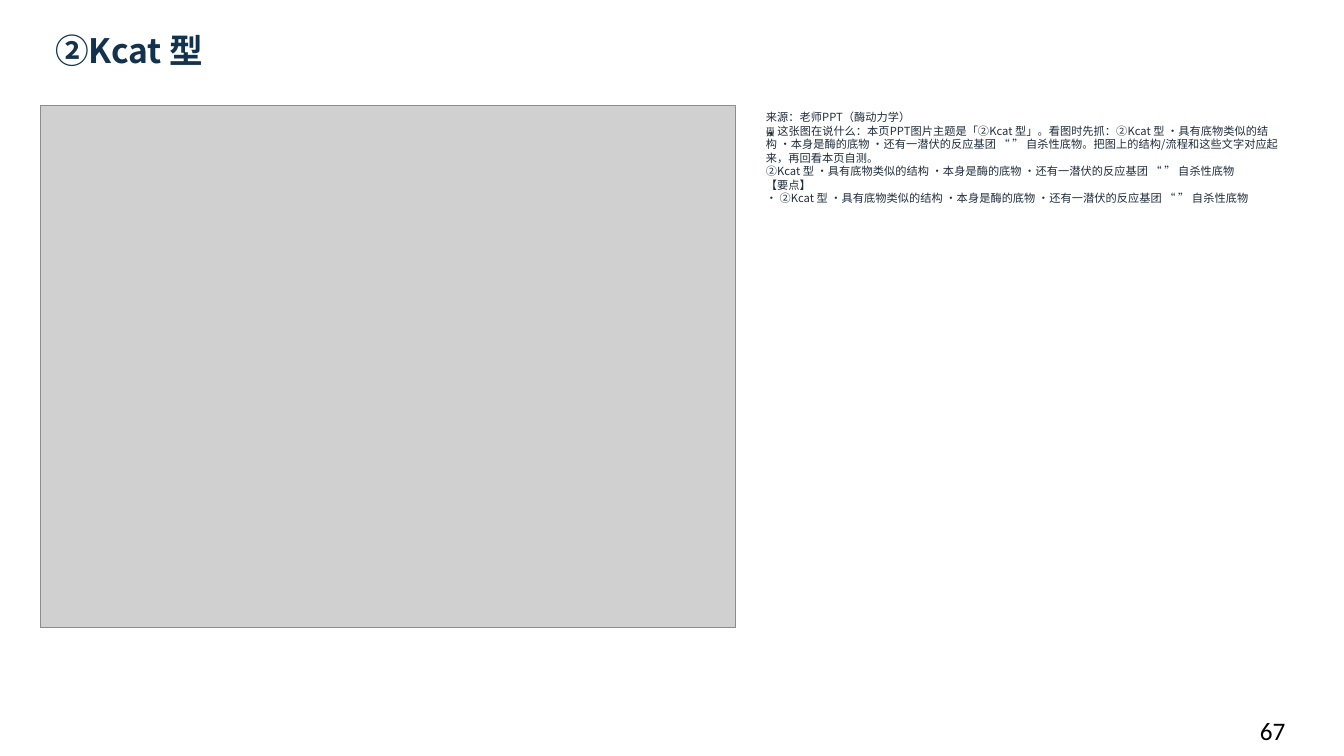
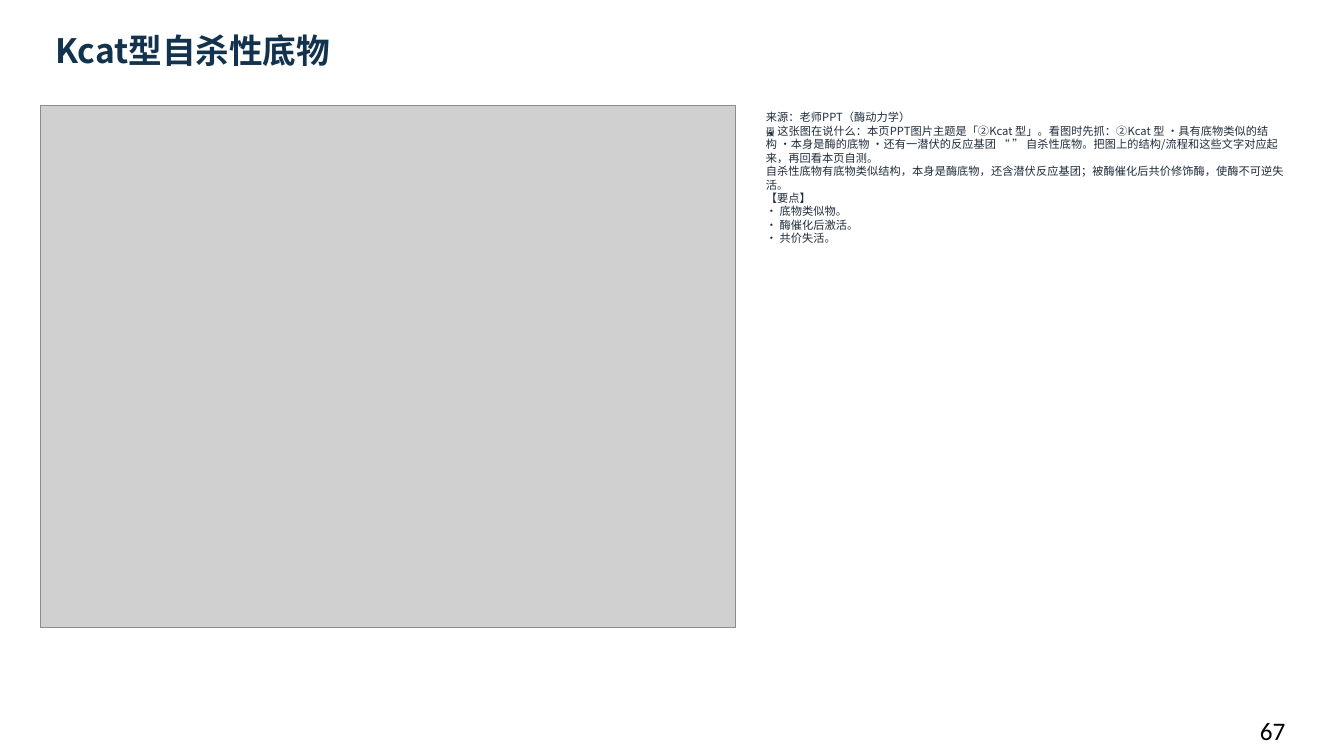
Before and after one commit to newkan-li/Biochemistry, a slide deck: slide 67 of downloads/bc07-ai-style.pptx. Drawn at 1344x756 pixels with LibreOffice and Linux fonts; fonts in the diff are those of the drawing; grey boxes stand for pictures. Boxes give left, top, right and bottom in pixels: in the first picture for what was removed or moved away, otherwise in the second. Text is boxed around its words. In the diff, an @@ line names an element or a change of style, - is before the commit and + after.

```diff
--- a/downloads/bc07-ai-style.pptx
+++ b/downloads/bc07-ai-style.pptx
@@ text at <box>55,34,330,66</box>: text changed @@
-②Kcat 型
+Kcat型自杀性底物
@@ text at <box>766,111,1284,243</box>: text changed @@
-来源：老师PPT（酶动力学）
-🖼 这张图在说什么：本页PPT图片主题是「②Kcat 型」。看图时先抓：②Kcat 型 •具有底物类似的结构 •本身是酶的底物 •还有一潜伏的反应基团 “ ” 自杀性底物。把图上的结构/流程和这些文字对应起来，再回看本页自测。
-②Kcat 型 •具有底物类似的结构 •本身是酶的底物 •还有一潜伏的反应基团 “ ” 自杀性底物
-【要点】
-• ②Kcat 型 •具有底物类似的结构 •本身是酶的底物 •还有一潜伏的反应基团 “ ” 自杀性底物
+来源：老师PPT（酶动力学）
+🖼 这张图在说什么：本页PPT图片主题是「②Kcat 型」。看图时先抓：②Kcat 型 •具有底物类似的结构 •本身是酶的底物 •还有一潜伏的反应基团 “ ” 自杀性底物。把图上的结构/流程和这些文字对应起来，再回看本页自测。
+自杀性底物有底物类似结构，本身是酶底物，还含潜伏反应基团；被酶催化后共价修饰酶，使酶不可逆失活。
+【要点】
+• 底物类似物。
+• 酶催化后激活。
+• 共价失活。
```
Also in this commit, not shown: 44 other slides changed, 5 other files.
